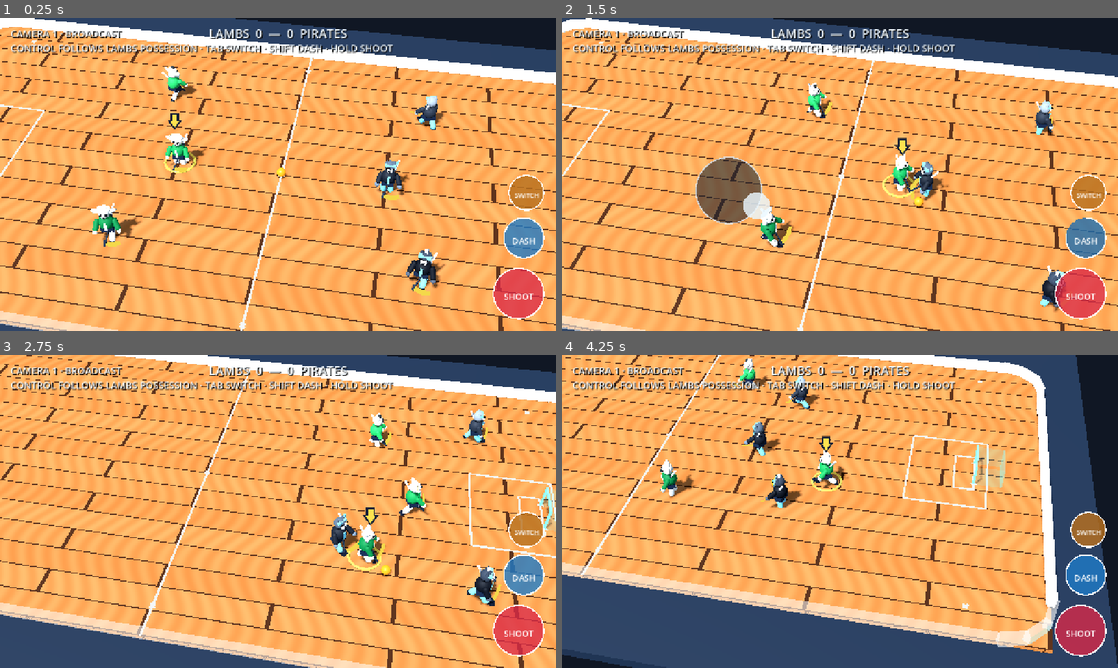
Above: before the commit, frames 1-4 (two rows, left to right).
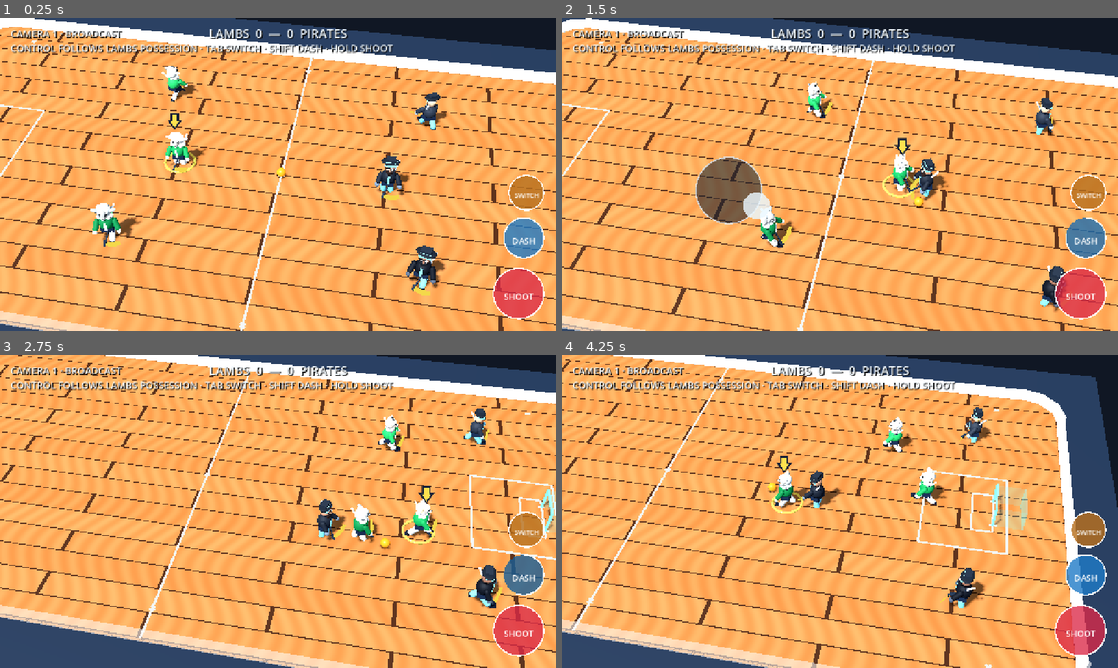
Above: after the commit, the same moments.

Repository: dylanwatsonsoftware/floorball-frenzy-3d
Game: Godot game, scene res://scenes/app/main.tscn
Two runs of this game, one before a commit and one after it. Both use one fixed random seed, a clock stepped at 60 frames per second and the inputs below.
Inputs (mouse positions are in pixels of both pictures, inside the frame that each line leads up to):
- Up to frame 1 (0.25 s): no input
- Up to frame 2 (1.5 s): tap Enter at 0.5 s; move the mouse to (962, 158) at 0.52 s; hold D (move_right) 0.53-1.25 s; tap Shift (dash) at 0.6 s; click (962, 158) at 0.67 s; tap Backspace (switch_player) at 0.8 s; drag from (728, 190) to (812, 237) at 1.27 s
- Up to frame 3 (2.75 s): move the mouse to (333, 442) at 2.02 s; hold D (move_right) from 2.03 s (still down); tap Shift (dash) at 2.1 s; tap Backspace (switch_player) at 2.3 s
- Up to frame 4 (4.25 s): release D (move_right) at 2.75 s; drag from (812, 574) to (673, 464) at 2.77 s; move the mouse to (1006, 558) at 3.52 s; hold A (move_left) from 3.53 s (still down); tap Backspace (switch_player) at 3.6 s

The runs differ from the first frame. In frame 1, 0.7% of the frame differs, in the area x 16-81%, y 15-81%; in frame 2, 0.6%; in frame 3, 15%; in frame 4, 45%, in the area x 0-100%, y 0-100%.

Commit message:
fix: stabilize control and refine team mascots

Diff:
--- a/scripts/gameplay/ball_controller.gd
+++ b/scripts/gameplay/ball_controller.gd
@@ -53,8 +53,7 @@
 var _ai_pass_cooldown := 0.0
 var _aim_arrow_actor: CharacterBody3D
 var _charge_cancelled_until_release := false
-var _manual_human_actor_id: StringName = &""
-var _manual_owner_snapshot: StringName = &""
+var _human_control_actor_id: StringName = &"red_1"
 
 signal goal_scored(scorer: StringName)
 
@@ -75,10 +74,12 @@
 	_advance_slap(delta)
 	var previous_position := position
 	var next_state := BallSimulationScript.step(position, ball_velocity, delta)
+	var previous_control_owner := _control_owner
 	var interaction_state := BallInteractionScript.step(next_state.position, next_state.velocity, _interaction_participants(), delta, _control_owner)
 	position = interaction_state.position
 	ball_velocity = interaction_state.velocity
 	_control_owner = interaction_state.controller
+	_update_human_control_from_possession(previous_control_owner)
 	_update_ai_pass(delta)
 	_update_dash_steal_latches()
 	if not _apply_parry(interaction_state.body_controller):
@@ -100,6 +101,8 @@
 
 
 func launch(planar_direction: Vector2, charge: float, inherited_velocity: Vector3 = Vector3.ZERO, one_touch: bool = false, shooter: StringName = &"", bolt: bool = false) -> void:
+	if _charge_seconds > 0.0:
+		_cancel_active_charge(true)
 	_control_owner = -1
 	_ai_possession_seconds = 0.0
 	var plan: Dictionary = BallSimulationScript.shot_plan(planar_direction, charge, inherited_velocity, one_touch, bolt)
@@ -129,8 +132,6 @@
 	_ai_possession_seconds = 0.0
 	_ai_pass_cooldown = 0.0
 	_charge_cancelled_until_release = false
-	_manual_human_actor_id = &""
-	_manual_owner_snapshot = &""
 	_clear_charge_feedback()
 	_set_trail_visible(false)
 	_set_shot_trail_style(false, false, false)
@@ -374,29 +375,26 @@
 
 
 func get_human_control_actor_id() -> StringName:
-	var owner := _actor_for_controller(_control_owner)
 	_refresh_field_players()
-	if _manual_human_actor_id != &"":
-		var owner_id: StringName = owner.call("get_actor_id") if owner != null else &""
-		if owner_id == _manual_owner_snapshot:
-			for actor in _field_players:
-				if actor.call("get_actor_id") == _manual_human_actor_id and actor.call("get_team") == &"red":
-					return _manual_human_actor_id
-		_manual_human_actor_id = &""
-		_manual_owner_snapshot = &""
-	if owner != null and owner.call("get_team") == &"red":
-		return owner.call("get_actor_id")
-	var nearest_id: StringName = &""
-	var nearest_distance := INF
 	for actor in _field_players:
-		if actor.call("get_team") != &"red":
-			continue
-		var offset := actor.global_position - global_position
-		var distance := Vector2(offset.x, offset.z).length_squared()
-		if distance < nearest_distance:
-			nearest_distance = distance
-			nearest_id = actor.call("get_actor_id")
-	return nearest_id
+		if actor.call("get_actor_id") == _human_control_actor_id and actor.call("get_team") == &"red":
+			return _human_control_actor_id
+	_human_control_actor_id = &"red_1"
+	return _human_control_actor_id
+
+
+func _update_human_control_from_possession(previous_controller: int) -> void:
+	if _control_owner == previous_controller:
+		return
+	var new_owner := _actor_for_controller(_control_owner)
+	if new_owner == null or new_owner.call("get_team") != &"red":
+		return
+	var new_actor_id: StringName = new_owner.call("get_actor_id")
+	if new_actor_id == _human_control_actor_id:
+		return
+	_human_control_actor_id = new_actor_id
+	if _charge_seconds > 0.0:
+		_cancel_active_charge(true)
 
 
 func switch_human_player() -> StringName:
@@ -409,8 +407,7 @@
 	var next_actor: StringName = SquadLogicScript.next_human_actor_id(current, red_players, global_position)
 	if next_actor == &"":
 		return current
-	_manual_human_actor_id = next_actor
-	_manual_owner_snapshot = get_control_owner_actor_id()
+	_human_control_actor_id = next_actor
 	if _charge_seconds > 0.0:
 		_cancel_active_charge(true)
 	return get_human_control_actor_id()
--- a/scripts/presentation/greybox_arena.gd
+++ b/scripts/presentation/greybox_arena.gd
@@ -344,23 +344,33 @@
 func _add_lamb_head(rig: Node3D, slot: int) -> void:
 	var wool_colors := [Color("fafaf2"), Color("e8e5da"), Color("d2d5cf")]
 	var wool: Color = wool_colors[slot]
-	_add_sphere_part(rig, "Head", Vector3(0.0, 0.74, 0.0), 0.27, wool)
+	var face_colors := [Color("d8c8b5"), Color("c8b49f"), Color("aaa59b")]
+	var face_color: Color = face_colors[slot]
+	_add_sphere_part(rig, "Head", Vector3(0.0, 0.79, -0.035), 0.29, wool)
 	var wool_root := Node3D.new()
 	wool_root.name = "LambWool"
 	rig.add_child(wool_root)
-	for index in 5:
-		var angle := TAU * float(index) / 5.0
-		_add_sphere_part(wool_root, "Curl%d" % index, Vector3(cos(angle) * 0.18, 0.87 + sin(angle) * 0.09, -0.03), 0.13, wool)
-	var left_ear := _add_sphere_part(rig, "LeftLambEar", Vector3(-0.31, 0.78, 0.0), 0.15, wool.darkened(0.08))
-	left_ear.scale = Vector3(1.65, 0.55, 0.7)
-	left_ear.rotation_degrees.z = -18.0
-	var right_ear := _add_sphere_part(rig, "RightLambEar", Vector3(0.31, 0.78, 0.0), 0.15, wool.darkened(0.08))
-	right_ear.scale = Vector3(1.65, 0.55, 0.7)
-	right_ear.rotation_degrees.z = 18.0
-	var muzzle := _add_sphere_part(rig, "Muzzle", Vector3(0.0, 0.68, 0.235), 0.15, Color("ded9ce"))
-	muzzle.scale = Vector3(0.85, 0.7, 0.65)
-	_add_mascot_eyes(rig, 0.77, Color("15191c"))
-	_add_sphere_part(rig, "LambNose", Vector3(0.0, 0.69, 0.33), 0.045, Color("25292c"))
+	for index in 7:
+		var angle := TAU * float(index) / 7.0
+		_add_sphere_part(wool_root, "Curl%d" % index, Vector3(cos(angle) * 0.2, 0.91 + sin(angle) * 0.1, -0.045), 0.135, wool)
+	var collar := Node3D.new()
+	collar.name = "LambWoolCollar"
+	rig.add_child(collar)
+	for index in 7:
+		var angle := TAU * float(index) / 7.0
+		_add_sphere_part(collar, "Tuft%d" % index, Vector3(cos(angle) * 0.27, 0.51, sin(angle) * 0.16), 0.115, wool.darkened(0.035))
+	var face := _add_sphere_part(rig, "LambFace", Vector3(0.0, 0.76, 0.18), 0.21, face_color)
+	face.scale = Vector3(0.72, 1.18, 0.72)
+	var left_ear := _add_sphere_part(rig, "LeftLambEar", Vector3(-0.32, 0.83, 0.01), 0.14, face_color.darkened(0.08))
+	left_ear.scale = Vector3(1.7, 0.5, 0.7)
+	left_ear.rotation_degrees.z = -15.0
+	var right_ear := _add_sphere_part(rig, "RightLambEar", Vector3(0.32, 0.83, 0.01), 0.14, face_color.darkened(0.08))
+	right_ear.scale = Vector3(1.7, 0.5, 0.7)
+	right_ear.rotation_degrees.z = 15.0
+	var muzzle := _add_sphere_part(rig, "Muzzle", Vector3(0.0, 0.66, 0.31), 0.13, face_color.lightened(0.08))
+	muzzle.scale = Vector3(0.72, 0.62, 0.58)
+	_add_mascot_eyes(rig, 0.80, Color("15191c"))
+	_add_sphere_part(rig, "LambNose", Vector3(0.0, 0.68, 0.385), 0.04, Color("292528"))
 	if slot == 0:
 		_add_torus_part(rig, "LambVariant0", Vector3(-0.24, 0.88, -0.04), 0.09, 0.14, Color("bca77b"), Vector3(90.0, 0.0, 0.0))
 	elif slot == 1:
@@ -371,20 +381,41 @@
 
 
 func _add_pirate_head(rig: Node3D, slot: int) -> void:
-	var fur_colors := [Color("4d5966"), Color("8b9298"), Color("303844")]
-	var fur: Color = fur_colors[slot]
-	_add_sphere_part(rig, "Head", Vector3(0.0, 0.74, 0.0), 0.27, fur)
-	_add_cone_part(rig, "LeftPirateEar", Vector3(-0.17, 0.98, -0.01), 0.12, 0.28, fur)
-	_add_cone_part(rig, "RightPirateEar", Vector3(0.17, 0.98, -0.01), 0.12, 0.28, fur)
-	var muzzle := _add_sphere_part(rig, "Muzzle", Vector3(0.0, 0.67, 0.235), 0.16, Color("dfe4e5"))
-	muzzle.scale = Vector3(0.95, 0.68, 0.65)
-	_add_mascot_eyes(rig, 0.78, Color("eef5f6"))
-	_add_sphere_part(rig, "PirateNose", Vector3(0.0, 0.70, 0.34), 0.052, Color("101318"))
-	_add_box_part(rig, "PirateBandana", Vector3(0.0, 0.89, 0.12), Vector3(0.52, 0.11, 0.16), Color("72d2eb"))
-	var patch := _add_sphere_part(rig, "PirateEyePatch", Vector3(-0.095, 0.78, 0.252), 0.085, Color("080a0d"))
+	var skin_colors := [Color("bd8567"), Color("e0b28d"), Color("8f5f49")]
+	var hair_colors := [Color("281a16"), Color("774328"), Color("17191d")]
+	var skin: Color = skin_colors[slot]
+	var hair: Color = hair_colors[slot]
+	var head := _add_sphere_part(rig, "Head", Vector3(0.0, 0.76, 0.0), 0.27, skin)
+	head.scale = Vector3(0.88, 1.08, 0.9)
+	var left_ear := _add_sphere_part(rig, "LeftHumanEar", Vector3(-0.25, 0.76, 0.01), 0.075, skin.darkened(0.05))
+	left_ear.scale = Vector3(0.55, 1.0, 0.55)
+	var right_ear := _add_sphere_part(rig, "RightHumanEar", Vector3(0.25, 0.76, 0.01), 0.075, skin.darkened(0.05))
+	right_ear.scale = Vector3(0.55, 1.0, 0.55)
+	_add_mascot_eyes(rig, 0.79, Color("f5f2e8"))
+	var nose := _add_sphere_part(rig, "PirateNose", Vector3(0.0, 0.72, 0.285), 0.075, skin.darkened(0.08))
+	nose.scale = Vector3(0.58, 0.9, 0.72)
+	_add_box_part(rig, "PirateBandana", Vector3(0.0, 0.91, 0.06), Vector3(0.54, 0.09, 0.30), Color("72d2eb"))
+	var hat := Node3D.new()
+	hat.name = "PirateTricorne"
+	rig.add_child(hat)
+	var brim := _add_sphere_part(hat, "Brim", Vector3(0.0, 1.015, -0.01), 0.34, Color("121820"))
+	brim.scale = Vector3(1.25, 0.18, 0.82)
+	var crown := _add_box_part(hat, "Crown", Vector3(0.0, 1.105, -0.025), Vector3(0.43, 0.18, 0.30), Color("1b222c"))
+	crown.rotation_degrees.z = -4.0 if slot == 1 else 4.0 if slot == 2 else 0.0
+	_add_box_part(hat, "HatBand", Vector3(0.0, 1.055, 0.135), Vector3(0.42, 0.045, 0.025), Color("75d4ed"))
+	var patch := _add_sphere_part(rig, "PirateEyePatch", Vector3(-0.095, 0.79, 0.252), 0.078, Color("080a0d"))
 	patch.scale = Vector3(1.0, 0.75, 0.28)
 	var strap := _add_box_part(rig, "EyePatchStrap", Vector3(0.0, 0.82, 0.25), Vector3(0.49, 0.035, 0.025), Color("080a0d"))
 	strap.rotation_degrees.z = -10.0
+	var beard := Node3D.new()
+	beard.name = "PirateBeard"
+	rig.add_child(beard)
+	var chin := _add_sphere_part(beard, "Chin", Vector3(0.0, 0.57, 0.18), 0.17, hair)
+	chin.scale = Vector3(0.95, 1.25, 0.55)
+	var left_moustache := _add_capsule_part(beard, "LeftMoustache", Vector3(-0.075, 0.67, 0.27), 0.035, 0.18, hair)
+	left_moustache.rotation_degrees.z = 72.0
+	var right_moustache := _add_capsule_part(beard, "RightMoustache", Vector3(0.075, 0.67, 0.27), 0.035, 0.18, hair)
+	right_moustache.rotation_degrees.z = -72.0
 	if slot == 0:
 		var bandana_tail := _add_box_part(rig, "PirateVariant0", Vector3(0.26, 0.91, -0.02), Vector3(0.10, 0.31, 0.08), Color("72d2eb"))
 		bandana_tail.rotation_degrees.z = -25.0
--- a/tests/control_handoff_scene_test.gd
+++ b/tests/control_handoff_scene_test.gd
@@ -17,17 +17,23 @@
 		if actor != red_two:
 			actor.set_physics_process(false)
 
-	# A loose ball must still assign one red player so input never controls nobody.
+	# Loose-ball movement must never silently transfer control to whoever happens
+	# to be closest. Control is sticky until SWITCH or a teammate takes possession.
+	var initial_actor: StringName = ball.call("get_human_control_actor_id")
 	red_two.position = Vector3.ZERO + Vector3(0.0, 0.75, 0.0)
 	ball.position = Vector3(0.2, 0.22, 0.0)
 	ball.ball_velocity = Vector3(12.0, 0.0, 0.0)
 	await physics_frame
-	if _human_count(players) != 1 or not red_two.call("is_human_controlled"):
-		fail("Loose-ball play must assign exactly one nearby red player; count=%d red_2=%s" % [_human_count(players), red_two.call("is_human_controlled")])
+	if _human_count(players) != 1 or ball.call("get_human_control_actor_id") != initial_actor:
+		fail("A loose ball must preserve the current player; initial=%s current=%s count=%d" % [initial_actor, ball.call("get_human_control_actor_id"), _human_count(players)])
 		return
 	var switched_actor: StringName = ball.call("switch_human_player")
-	if switched_actor != &"red_1" or _human_count(players) != 1:
-		fail("Manual switching must advance from the current closest player to the next distance-ranked teammate; actor=%s count=%d" % [switched_actor, _human_count(players)])
+	if switched_actor == initial_actor or _human_count(players) != 1:
+		fail("Manual switching must be the only loose-ball transfer; initial=%s actor=%s count=%d" % [initial_actor, switched_actor, _human_count(players)])
+		return
+	ball.call("reset_for_faceoff")
+	if ball.call("get_human_control_actor_id") != switched_actor:
+		fail("A faceoff reset must preserve the player's explicit selection; switched=%s current=%s" % [switched_actor, ball.call("get_human_control_actor_id")])
 		return
 	# Capture and charge while changing direction. Charging must not freeze facing.
 	ball.ball_velocity = Vector3.ZERO
--- a/tests/rink_presentation_test.gd
+++ b/tests/rink_presentation_test.gd
@@ -78,7 +78,7 @@
 			fail("Every mascot player needs a distinct visual variant signature")
 			return
 		if team == &"red":
-			for mascot_part in ["LambWool", "LeftLambEar", "RightLambEar", "Muzzle"]:
+			for mascot_part in ["LambWool", "LambWoolCollar", "LambFace", "LeftLambEar", "RightLambEar", "Muzzle"]:
 				if rig.get_node_or_null(mascot_part) == null:
 					fail("The Lambs must read as anthropomorphic lambs; missing %s" % mascot_part)
 					return
@@ -88,9 +88,9 @@
 				fail("The Lambs must wear recognisable green, white and black")
 				return
 		else:
-			for mascot_part in ["PirateBandana", "PirateEyePatch", "LeftPirateEar", "RightPirateEar", "Muzzle"]:
+			for mascot_part in ["PirateBandana", "PirateTricorne", "PirateEyePatch", "PirateNose", "PirateBeard", "LeftHumanEar", "RightHumanEar"]:
 				if rig.get_node_or_null(mascot_part) == null:
-					fail("The Pirates must read as distinct anthropomorphic pirate animals; missing %s" % mascot_part)
+					fail("The Pirates must read as distinct human pirate mascots; missing %s" % mascot_part)
 					return
 			pirate_variants[signature] = true
 		var left_leg := rig.get_node("LeftLeg") as Node3D
@@ -115,13 +115,16 @@
 	for actor in arena.call("get_field_players"):
 		actor.set_physics_process(false)
 	red_two.position = Vector3(-2.0, 0.75, 0.0)
-	ball.position = red_two.position + Vector3(0.9, -0.53, 0.75)
+	red_two.velocity = Vector3.ZERO
+	var facing: Vector3 = red_two.call("get_facing_direction")
+	var right := Vector3(-facing.z, 0.0, facing.x)
+	ball.position = red_two.position + facing * 0.9 + right * 0.75 + Vector3(0.0, -0.53, 0.0)
 	ball.ball_velocity = Vector3.ZERO
 	await physics_frame
 	await physics_frame
 	await process_frame
 	if not red_two.get_node("PlayerMarker").visible or _visible_marker_count(red_players) != 1:
-		fail("The floating arrow must follow possession-based control handoffs to red_2")
+		fail("The floating arrow must follow possession-based control handoffs to red_2; owner=%s human=%s visible=%d" % [ball.call("get_control_owner_actor_id"), ball.call("get_human_control_actor_id"), _visible_marker_count(red_players)])
 		return
 
 	print("Official wood rink presentation and controlled-player marker are valid.")
--- a/tests/squad_scene_test.gd
+++ b/tests/squad_scene_test.gd
@@ -35,7 +35,7 @@
 		if actor.has_method("is_human_controlled") and actor.call("is_human_controlled"):
 			initial_humans.append(actor.call("get_actor_id"))
 	if initial_humans.size() != 1 or initial_humans[0] != &"red_1":
-		fail("Loose-ball play must assign the nearest red player instead of controlling nobody; humans=%s" % initial_humans)
+		fail("A new match must begin with exactly the Lambs captain under player control; humans=%s" % initial_humans)
 		return
 
 	var ball := scene.get_node("Arena/Ball")
